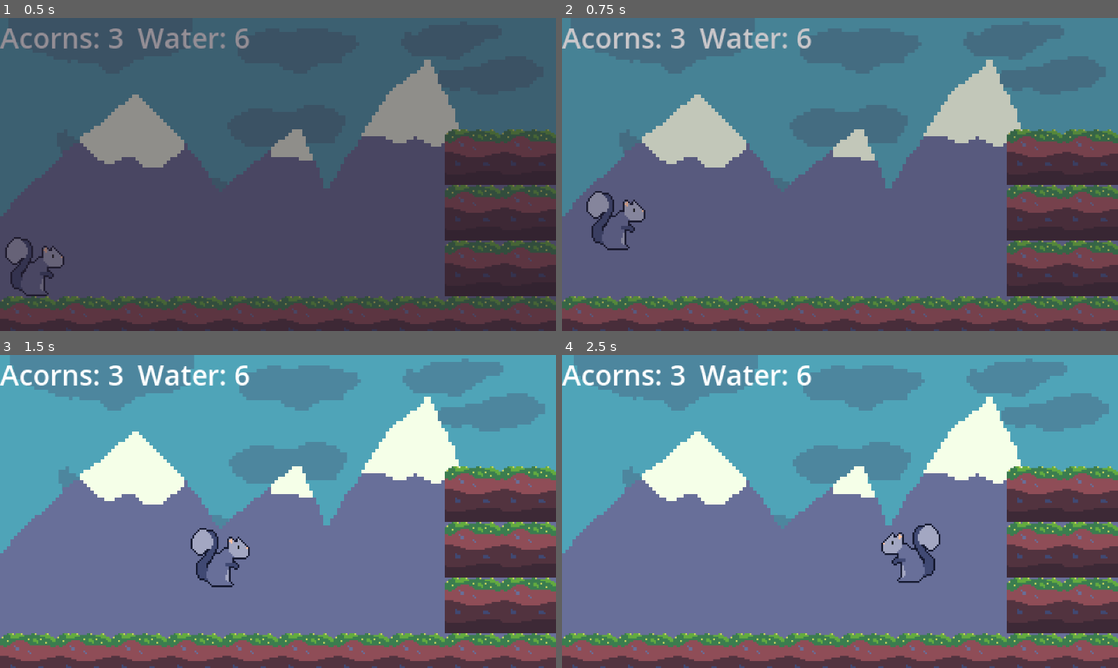
Above: before the commit, frames 1-4 (two rows, left to right).
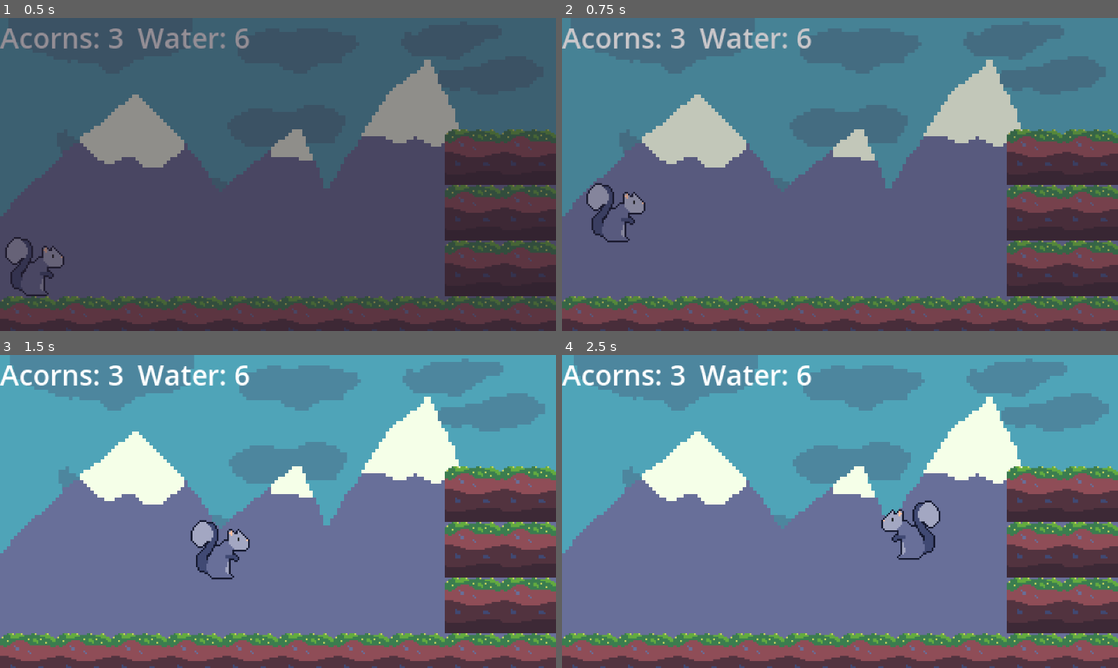
Above: after the commit, the same moments.

Repository: pjz987/growing
Game: Godot game, scene res://level.tscn
Two runs of this game, one before a commit and one after it. Both use one fixed random seed, a clock stepped at 60 frames per second and the inputs below.
Inputs (mouse positions are in pixels of both pictures, inside the frame that each line leads up to):
- Up to frame 1 (0.5 s): no input
- Up to frame 2 (0.75 s): move the mouse to (962, 158) at 0.52 s; hold D (move_right) from 0.53 s (still down); tap Space (jump) at 0.6 s; click (962, 158) at 0.67 s
- Up to frame 3 (1.5 s): keep holding D (move_right); tap Space (jump) at 0.77, 1.07, 1.35 s; move the mouse to (166, 527) at 1.27 s
- Up to frame 4 (2.5 s): tap Space (jump) at 1.52, 1.82, 2.1 s; move the mouse to (895, 442) at 2.02 s; release D (move_right) at 2.03 s; hold A (move_left) from 2.03 s (still down)

Frame 1 is identical in both runs. In frame 2, 0.9% of the frame differs, in the area x 4-15%, y 52-75%; in frame 3, 0.9%; in frame 4, 1.5%, in the area x 57-69%, y 46-73%.

Commit message:
changed jump hight, tree collision, and tree clickablity

Diff:
--- a/acorn.gd
+++ b/acorn.gd
@@ -10,7 +10,7 @@
 	bounce_counter += 1
 	if bounce_counter > 2 and body is TileMapLayer:
 		await get_tree().create_timer(pause_before_sprouting).timeout
-		global_position.x = round(global_position.x / 50) * 50
-		print(global_position.x)
+		#global_position.x = round(global_position.x / 50) * 50
+		#print(global_position.x)
 		Utils.instantiate_scene_on_level(TREE_SCENE, Vector2(global_position.x, global_position.y))
 		queue_free()
--- a/squirrel.gd
+++ b/squirrel.gd
@@ -3,7 +3,7 @@
 var gravity = ProjectSettings.get_setting("physics/2d/default_gravity")
 
 @export var acceleration = 512
-@export var jump_force = -256
+@export var jump_force = -290
 @export var max_speed = 128
 @export var friction = 0.2
 @onready var sprite_2d: Sprite2D = $Sprite2D
